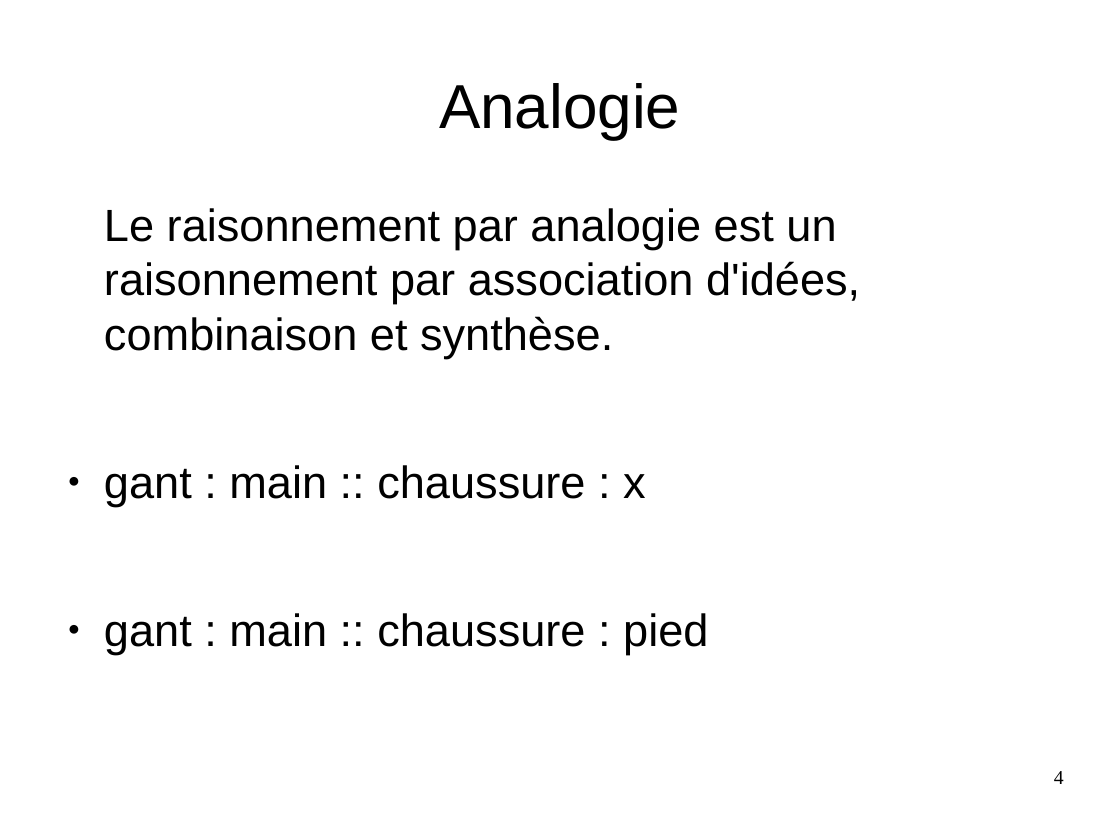
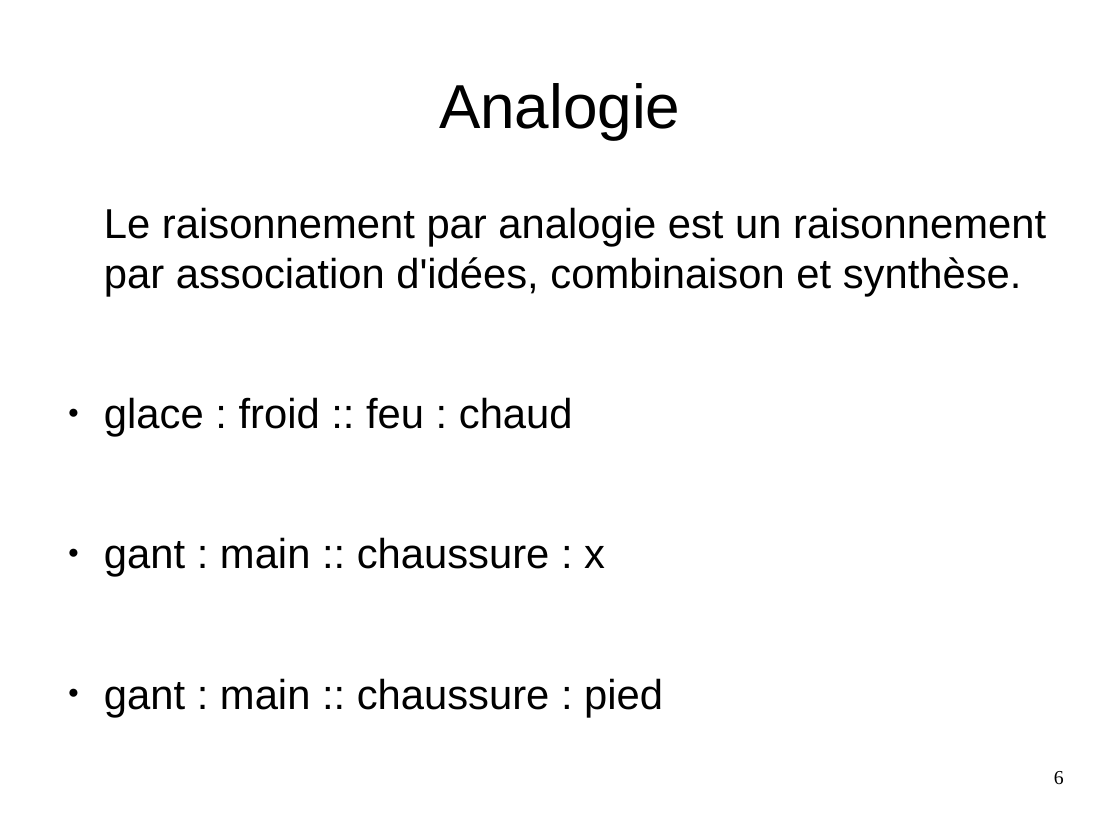
Before and after one commit to Sle3pingForest/StageL3, a slide deck: slide 6 of RapportAndre/Pres.odp (slide 4 before the commit). Drawn at 1120x840 pixels with LibreOffice and Linux fonts; fonts in the diff are those of the drawing. Boxes give left, top, right and bottom in pixels: in the first picture for what was removed or moved away, otherwise in the second. Text is boxed around its words. In the diff, an @@ line names an element or a change of style, - is before the commit and + after.

```diff
--- a/RapportAndre/Pres.odp
+++ b/RapportAndre/Pres.odp
@@ text at <box>104,207,1046,717</box>: size 32 to 29.6 pt in "Le raisonnement par analogie est un raisonnement ...", "gant : main :: chaussure : x", "gant : main :: chaussure : pied" @@
@@ text at <box>104,397,573,437</box>: paragraph added @@
+● glace : froid :: feu : chaud
@@ page number at <box>1054,771,1064,785</box>: text changed @@
-4
+6
```
Also in this commit, not shown: 5 other slides changed, 1 slide added, 1 slide removed, 1 other file.
